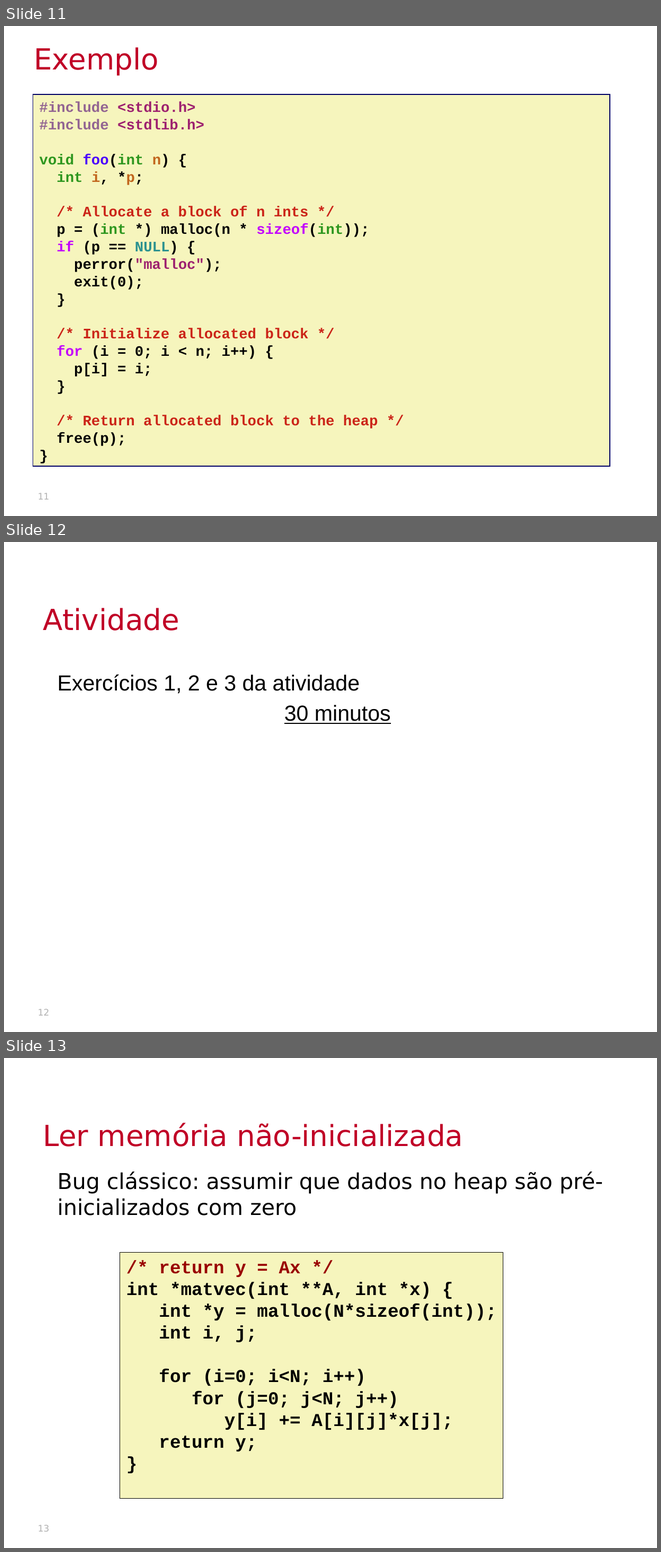
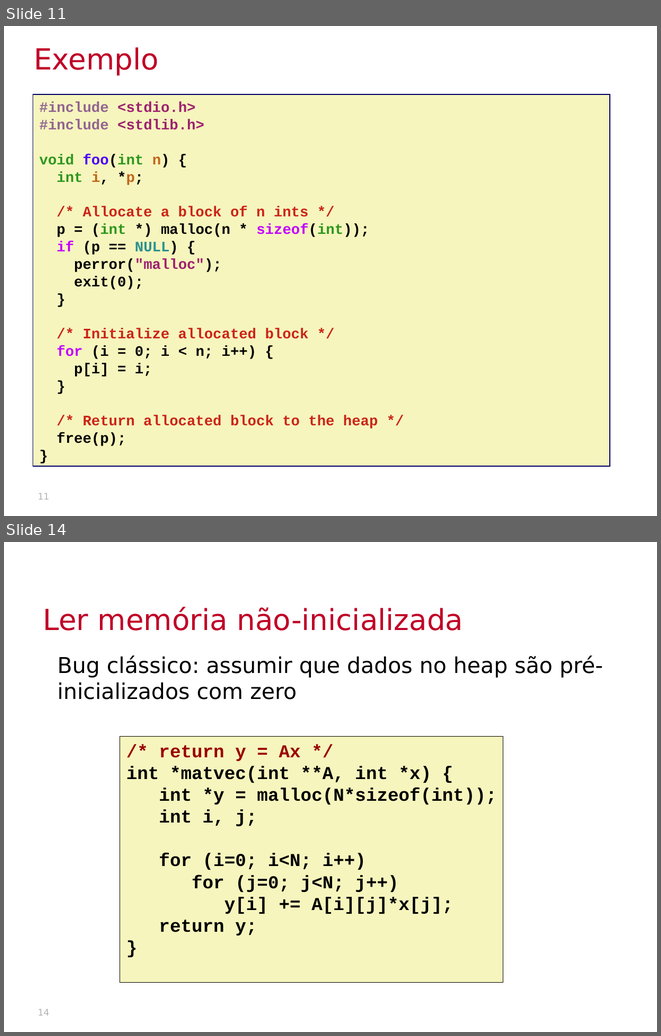
Before and after one commit to victorniubo/SistemasHardwareSoftware, a slide deck: aulas/10-malloc/aula_11.pptx. Shown one above the other, each under a label of ours: slides 11, 12 and 13 before the commit, slides 11 and 14 after it; the slides between them are not shown. The pictures are 661x1552 and 661x1036 pixels, drawn with LibreOffice and Linux fonts; fonts in the diff are those of the drawing; background and template pictures are left out. Boxes give left, top, right and bottom in pixels: in the first picture for what was removed or moved away, otherwise in the second. Text is boxed around its words. In the diff, an @@ line names an element or a change of style, - is before the commit and + after.

```diff
--- a/aulas/10-malloc/aula_11.pptx
+++ b/aulas/10-malloc/aula_11.pptx
@@ slide 12 removed at [4, 542, 657, 1032], background picture (left out) @@
@@ text removed at [43, 608, 179, 631] @@
-Atividade
@@ text removed at [58, 674, 391, 724] @@
-Exercícios 1, 2 e 3 da atividade
-30 minutos
@@ page number removed at [38, 1008, 50, 1015] @@
-12
@@ what was slide 13 is now slide 14 @@
@@ page number at [38, 1009, 50, 1015]: text changed @@
-13
+14
```
Also in this commit, not shown: 2 slides changed, 3 slides added, 1 other slide removed, 5 other files.
